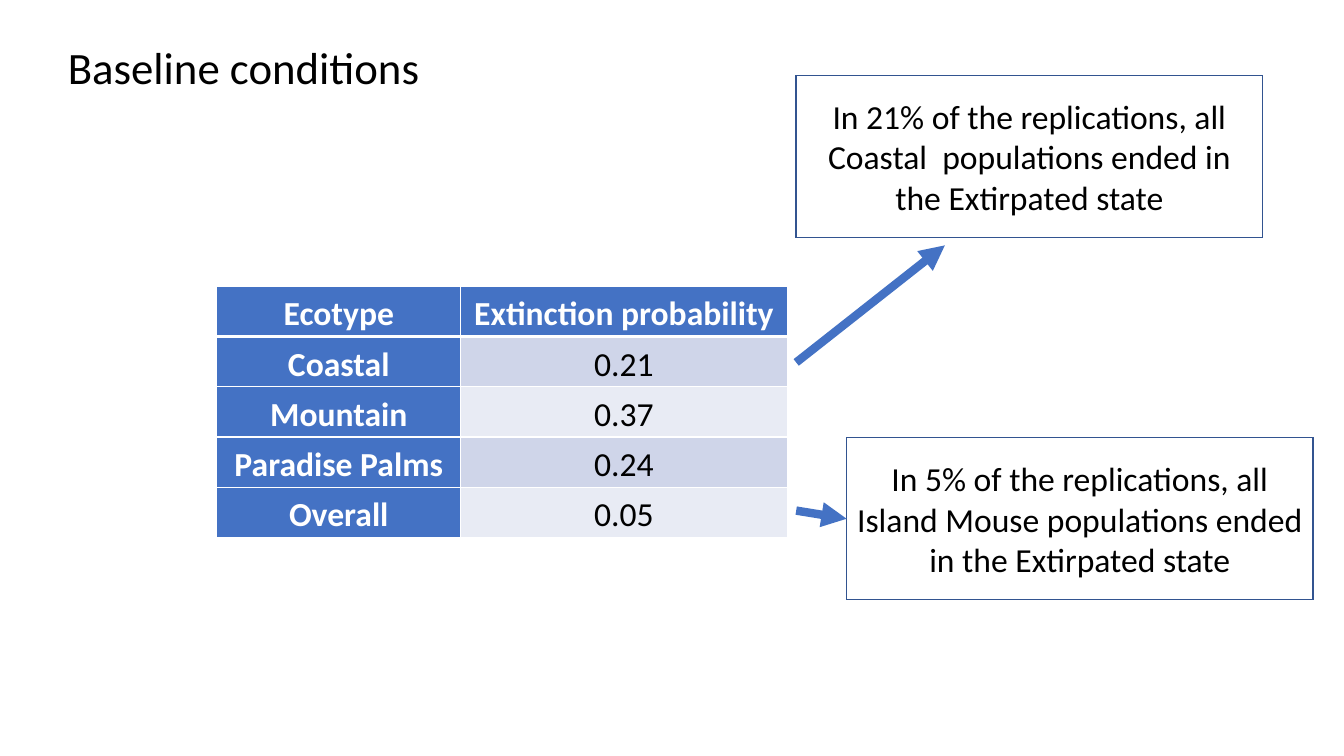
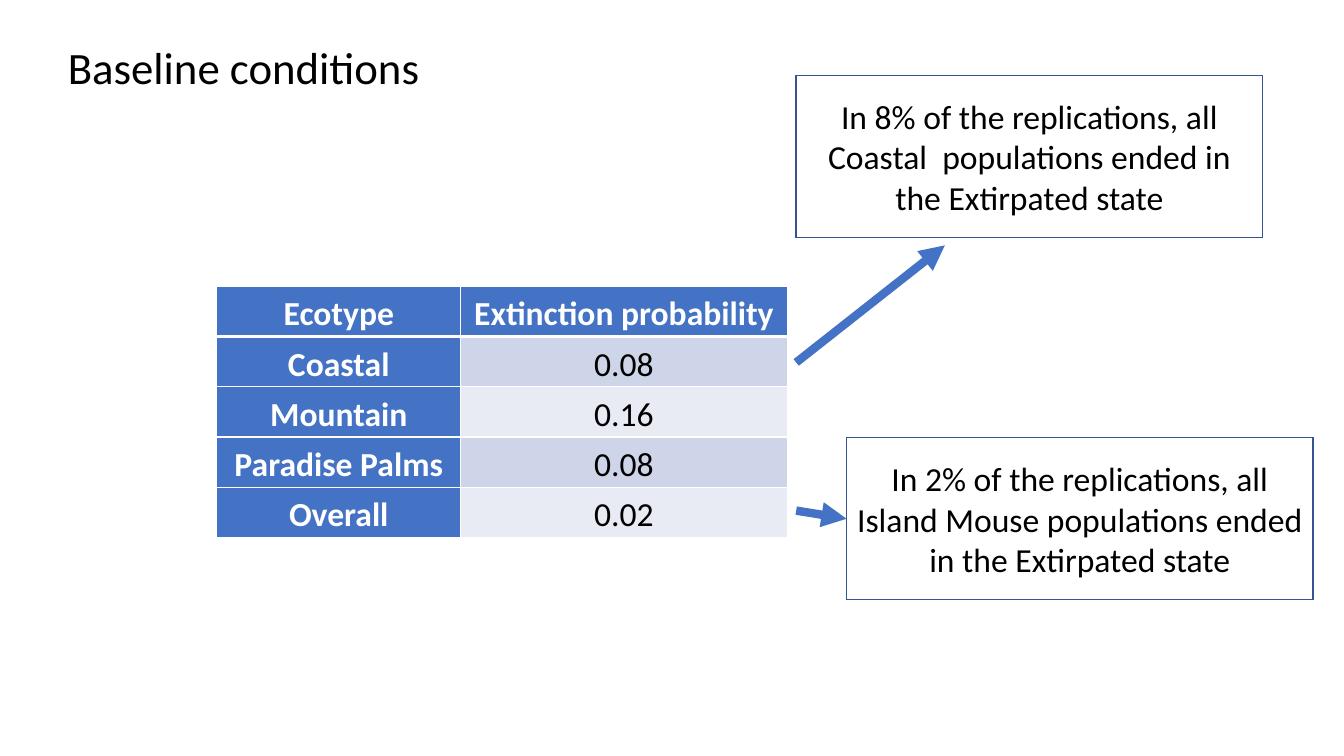
Before and after one commit to annamtucker/ssa-200, a slide deck: slide 13 of static/activities/activity-3.pptx (slide 12 before the commit). Drawn at 1344x756 pixels with LibreOffice and Linux fonts; fonts in the diff are those of the drawing; background and template pictures are left out. Boxes give left, top, right and bottom in pixels: in the first picture for what was removed or moved away, otherwise in the second. Text is boxed around its words. In the diff, an @@ line names an element or a change of style, - is before the commit and + after.

```diff
--- a/static/activities/activity-3.pptx
+++ b/static/activities/activity-3.pptx
@@ text in rectangle at <box>828,105,1230,216</box>: text changed @@
-In 21% of the replications, all Coastal populations ended in the Extirpated state
+In 8% of the replications, all Coastal populations ended in the Extirpated state
@@ table at <box>217,286,787,537</box> @@
-row 2, column 2: 0.21
+row 2, column 2: 0.08
-row 3, column 2: 0.37
+row 3, column 2: 0.16
-row 4, column 2: 0.24
+row 4, column 2: 0.08
-row 5, column 2: 0.05
+row 5, column 2: 0.02
@@ text in rectangle at <box>857,467,1302,578</box>: text changed @@
-In 5% of the replications, all Island Mouse populations ended in the Extirpated state
+In 2% of the replications, all Island Mouse populations ended in the Extirpated state
```
Also in this commit, not shown: 4 other slides changed, 3 slides added, 1 slide removed, 7 other files.
